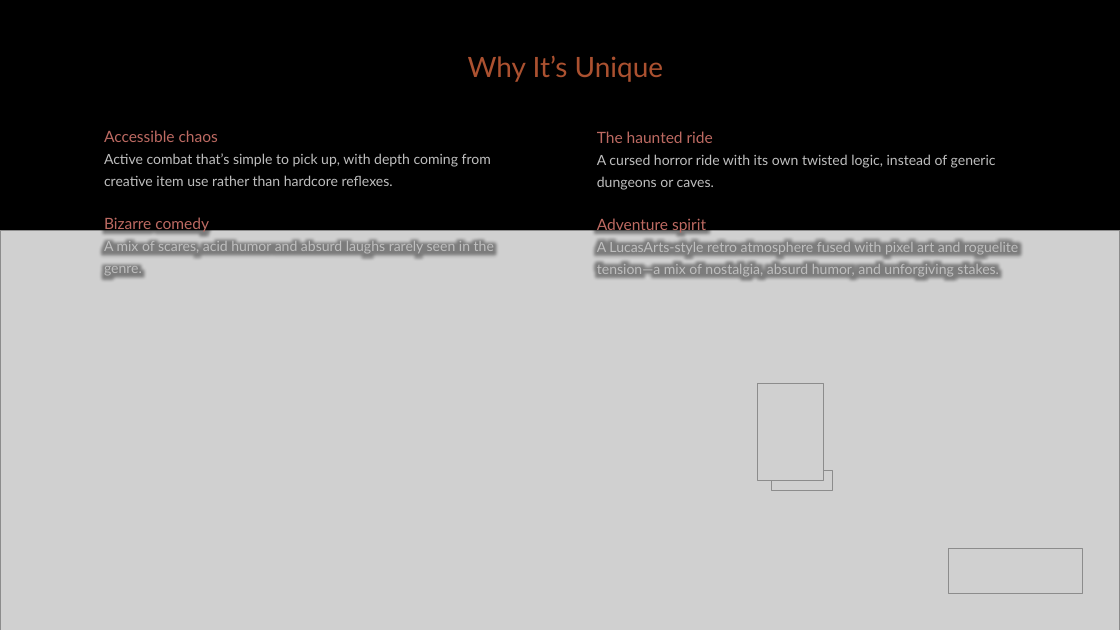
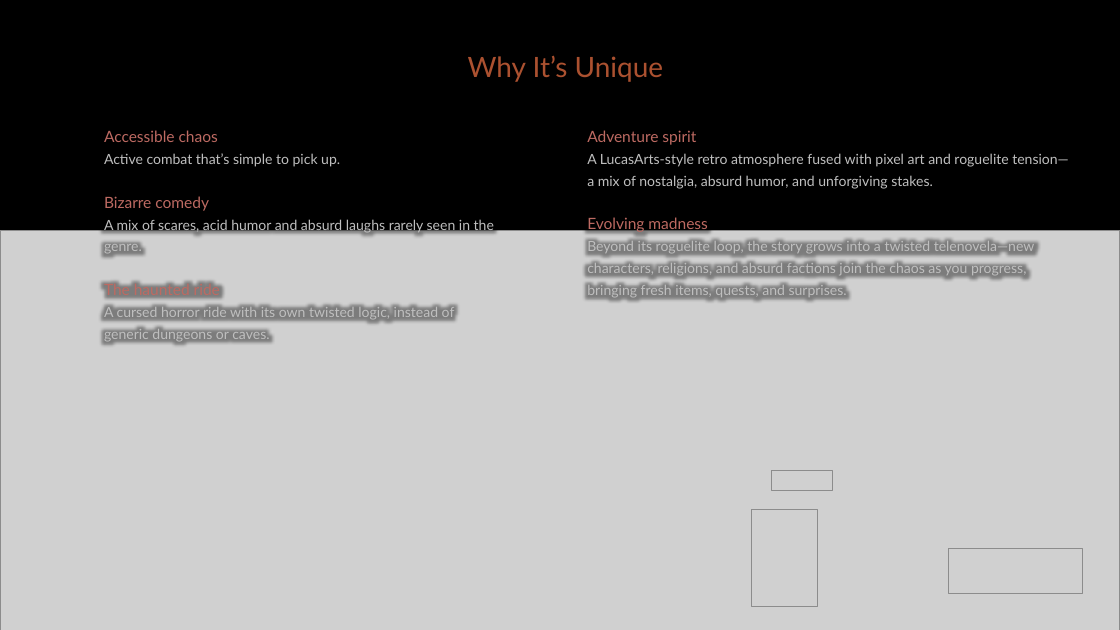
Before and after one commit to diegohcanepa/Remizione, a slide deck: slide 3 of Pitch Deck.pptx. Drawn at 1120x630 pixels with LibreOffice and Linux fonts; fonts in the diff are those of the drawing; grey boxes stand for pictures. Boxes give left, top, right and bottom in pixels: in the first picture for what was removed or moved away, otherwise in the second. Text is boxed around its words. In the diff, an @@ line names an element or a change of style, - is before the commit and + after.

```diff
--- a/Pitch Deck.pptx
+++ b/Pitch Deck.pptx
@@ subtitle "Adventure spirit": place and size @@
-subtitle "Adventure spirit" at (597,131,1018,278)
+subtitle "Adventure spirit" at (587,130,1069,297)
@@ subtitle at (597,131,996,190): paragraphs removed @@
-The haunted ride
-A cursed horror ride with its own twisted logic, instead of generic dungeons or caves.
@@ text at (104,153,340,167): text changed @@
-Active combat that’s simple to pick up, with depth coming from creative item use rather than hardcore reflexes.
+Active combat that’s simple to pick up.
@@ subtitle at (587,217,1035,297): paragraphs added @@
+Evolving madness
+Beyond its roguelite loop, the story grows into a twisted telenovela—new characters, religions, and absurd factions join the chaos as you progress, bringing fresh items, quests, and surprises.
@@ text at (104,281,455,341): paragraphs added @@
+The haunted ride
+A cursed horror ride with its own twisted logic, instead of generic dungeons or caves.
@@ picture: place and size @@
-picture at (758,384,824,482)
+picture at (752,510,818,607)
```
Also in this commit, not shown: 1 other slide changed, 31 other files.
